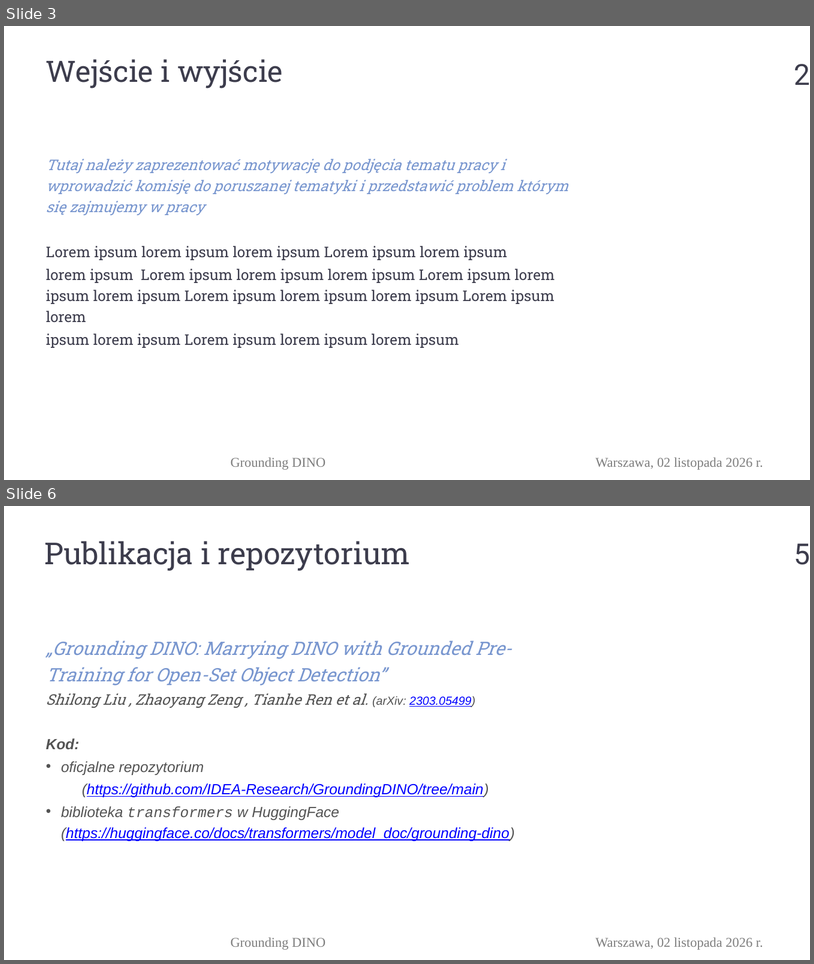
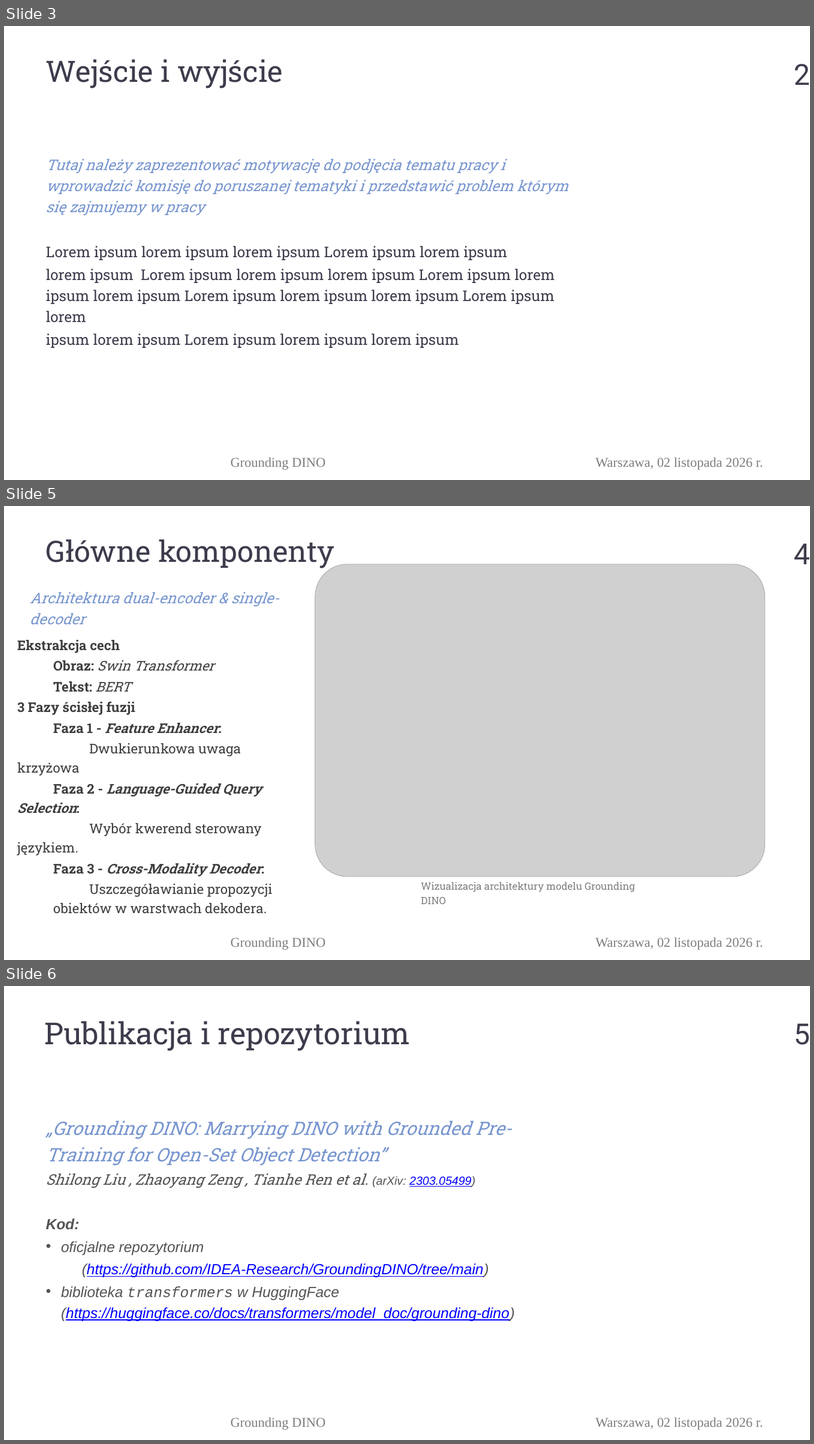
Before and after one commit to PylkoR/GroundingDINO_reproduction, a slide deck: presentations/Prezentacja_ADOM.pptx. Shown one above the other, each under a label of ours: slides 3 and 6 before the commit, slides 3, 5 and 6 after it; the slides between them are not shown. The pictures are 814x964 and 814x1444 pixels, drawn with LibreOffice and Linux fonts; fonts in the diff are those of the drawing; grey boxes stand for pictures; background and template pictures are left out. Boxes give left, top, right and bottom in pixels: in the first picture for what was removed or moved away, otherwise in the second. Text is boxed around its words. In the diff, an @@ line names an element or a change of style, - is before the commit and + after.

Commit message:
Added slides about overview and architecture behind Grounding DINO

```diff
--- a/presentations/Prezentacja_ADOM.pptx
+++ b/presentations/Prezentacja_ADOM.pptx
@@ slide 5 added at (4, 506, 810, 960), background #FFFFFF; not listed: 2 template elements that a slide beside it also shows @@
@@ text added at (46, 539, 335, 569), 70 pt, text #3C3C4C @@
+Główne komponenty
@@ page number added at (794, 543, 810, 564), 69 pt, text #3C3C4C @@
+4
@@ picture added at (315, 564, 765, 876) @@
@@ text added at (30, 592, 279, 624), 35 pt, text #7896CF, italic @@
+Architektura dual-encoder & single-decoder
@@ text added at (17, 640, 273, 913), 32 pt, text #3E3E3E, bold @@
+Ekstrakcja cech
+      Obraz: Swin Transformer
+      Tekst: BERT
+3 Fazy ścisłej fuzji
+  Faza 1 - Feature Enhancer:
+      Dwukierunkowa uwaga krzyżowa
+      Faza 2 - Language-Guided Query Selection:
+    Wybór kwerend sterowany językiem.
+  Faza 3 - Cross-Modality Decoder:
+    Uszczegóławianie propozycji obiektów w warstwach dekodera.
@@ text added at (421, 882, 635, 904), 24 pt, text #7D7D7D @@
+Wizualizacja architektury modelu Grounding DINO
```
Also in this commit, not shown: 1 other slide added, 2 slides removed.
